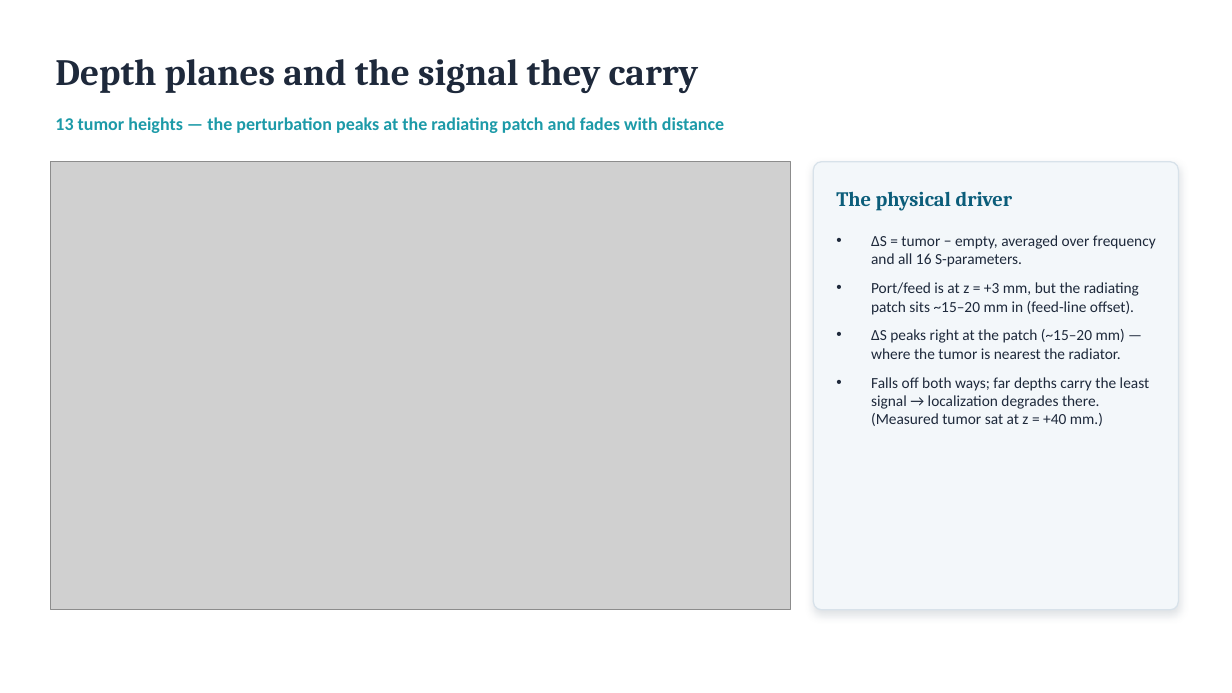
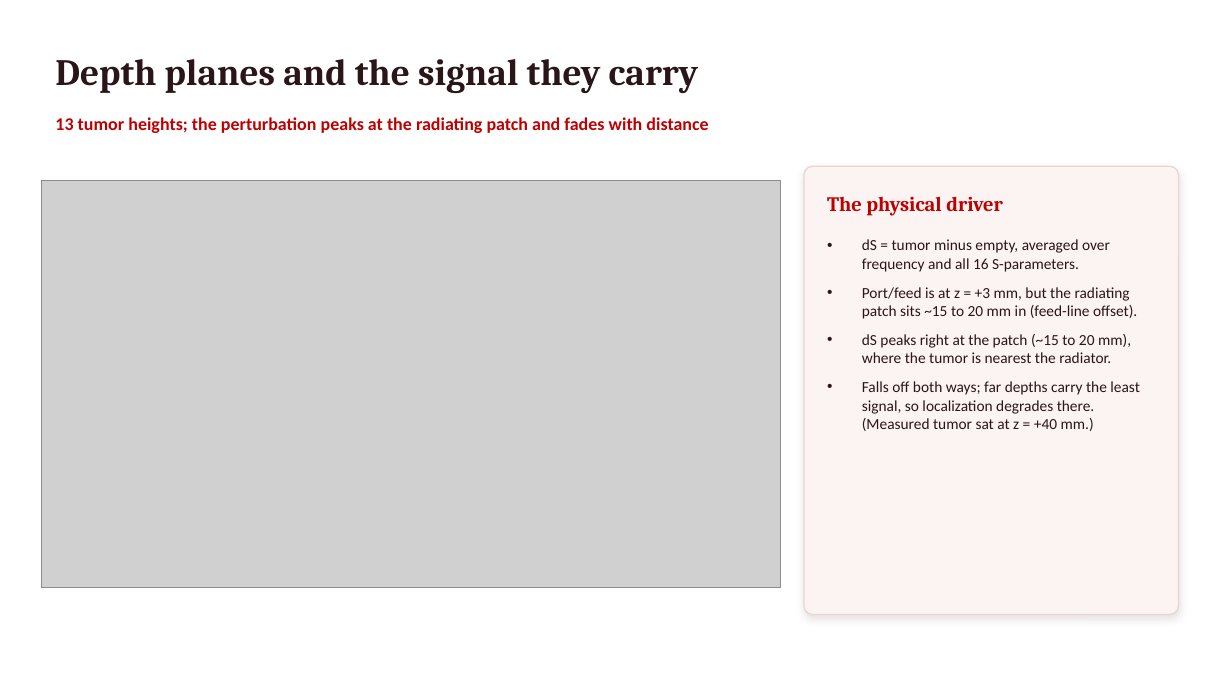
Before and after one commit to pmart1534/microwave-phantom-localization-cnn-mlp, a slide deck: slide 4 of regression_deck/Deck2_Simulated_Regression.pptx (slide 3 before the commit). Drawn at 1232x693 pixels with LibreOffice and Linux fonts; fonts in the diff are those of the drawing; grey boxes stand for pictures. Boxes give left, top, right and bottom in pixels: in the first picture for what was removed or moved away, otherwise in the second. Text is boxed around its words. In the diff, an @@ line names an element or a change of style, - is before the commit and + after.

```diff
--- a/regression_deck/Deck2_Simulated_Regression.pptx
+++ b/regression_deck/Deck2_Simulated_Regression.pptx
@@ text "Depth planes and the signal ..." at (55, 59, 698, 93): text colour #1E293B to #2A1618 @@
@@ text at (55, 117, 708, 133): text changed; text colour #1C9AA8 to #BE0000 @@
-13 tumor heights — the perturbation peaks at the radiating patch and fades with distance
+13 tumor heights; the perturbation peaks at the radiating patch and fades with distance
@@ rounded rectangle: place and size @@
-rounded rectangle at (813, 162, 1178, 610)
+rounded rectangle at (804, 166, 1178, 615)
@@ rounded rectangle at (804, 166, 1178, 615): fill #F3F7FA to #FBF4F2; outline #D8E2EA 1 pt to #E7D6D1 1 pt; shadow changed; proportions changed @@
@@ picture: place and size @@
-picture at (51, 162, 790, 610)
+picture at (42, 180, 781, 588)
@@ text "The physical driver": place and size @@
-text "The physical driver" at (836, 191, 1013, 211)
+text "The physical driver" at (827, 196, 1003, 216)
@@ text "The physical driver" at (827, 196, 1003, 216): text colour #0B5D7A to #BE0000 @@
@@ text at (862, 239, 1140, 431): text changed; text colour #1E293B to #2A1618 @@
-• ΔS = tumor − empty, averaged over frequency and all 16 S-parameters.
-• Port/feed is at z = +3 mm, but the radiating patch sits ~15–20 mm in (feed-line offset).
-• ΔS peaks right at the patch (~15–20 mm) — where the tumor is nearest the radiator.
-• Falls off both ways; far depths carry the least signal → localization degrades there. (Measured tumor sat at z = +40 mm.)
+• dS = tumor minus empty, averaged over frequency and all 16 S-parameters.
+• Port/feed is at z = +3 mm, but the radiating patch sits ~15 to 20 mm in (feed-line offset).
+• dS peaks right at the patch (~15 to 20 mm), where the tumor is nearest the radiator.
+• Falls off both ways; far depths carry the least signal, so localization degrades there. (Measured tumor sat at z = +40 mm.)
```
Also in this commit, not shown: 8 other slides changed, 1 slide added, 14 other files.
